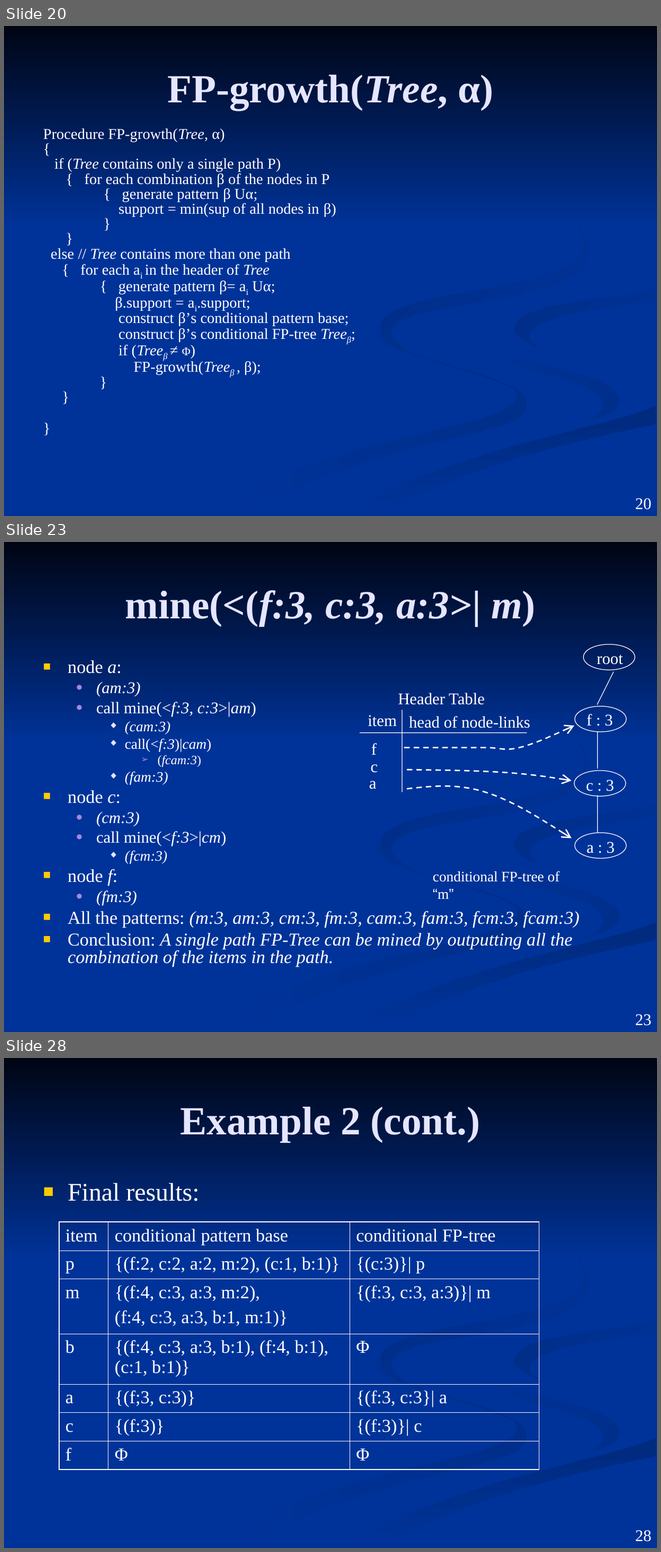
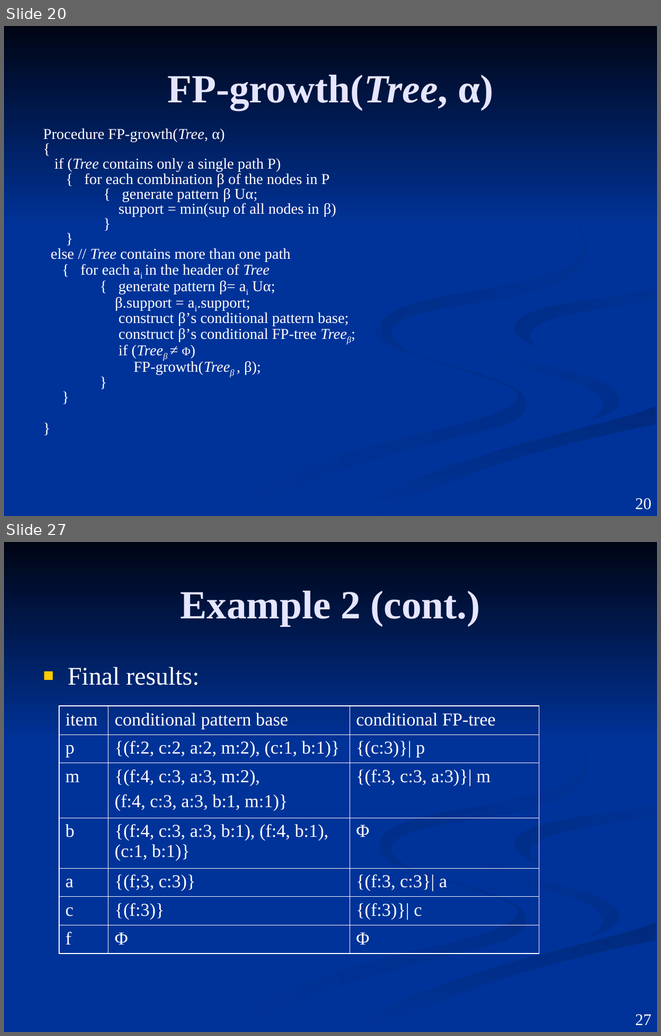
Before and after one commit to dannywassouf/the-second-year, a slide deck: fp- Growth Tree.ppt. Shown one above the other, each under a label of ours: slides 20, 23 and 28 before the commit, slides 20 and 27 after it; the slides between them are not shown. The pictures are 661x1552 and 661x1036 pixels, drawn with LibreOffice and Linux fonts; fonts in the diff are those of the drawing. Boxes give left, top, right and bottom in pixels: in the first picture for what was removed or moved away, otherwise in the second. Text is boxed around its words. In the diff, an @@ line names an element or a change of style, - is before the commit and + after.

Commit message:
correct Fp Tree

```diff
--- a/fp- Growth Tree.ppt
+++ b/fp- Growth Tree.ppt
@@ slide 23 removed at [4,542,657,1032], background #003399; not listed: 8 template elements that a slide beside it also shows @@
@@ title removed at [125,590,536,626] @@
-mine(<(f:3, c:3, a:3>| m)
@@ text removed at [68,660,580,967] @@
-■ node a:
-  ● (am:3)
-  ● call mine(<f:3, c:3>|am)
-    ◆ (cam:3)
-    ◆ call(<f:3)|cam)
-      ➢ (fcam:3)
-    ◆ (fam:3)
-■ node c:
-  ● (cm:3)
-  ● call mine(<f:3>|cm)
-    ◆ (fcm:3)
-■ node f:
-  ● (fm:3)
-■ All the patterns: (m:3, am:3, cm:3, fm:3, cam:3, fam:3, fcm:3, fcam:3)
-■ Conclusion: A single path FP-Tree can be mined by outputting all the combination of the items in the path.
@@ group removed at [359,644,635,899]: 11 texts, 5 lines, 4 ellipses, 3 freeform shapes @@
-Header Table
-item
-head of node-links
-f
-c
-a
-root
-f : 3
-a : 3
-c : 3
-conditional FP-tree of “m”
@@ what was slide 28 is now slide 27 @@
@@ page number at [635,1014,652,1025]: text changed @@
-28
+27
```
Also in this commit, not shown: 6 slides changed.
